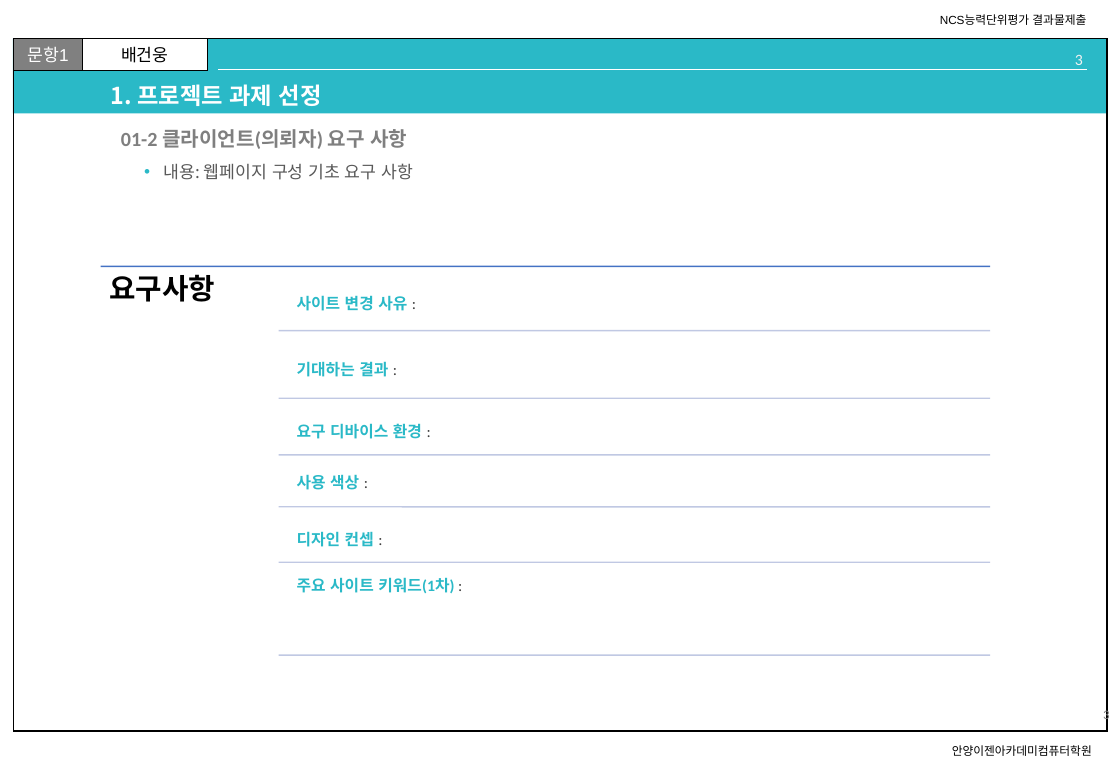
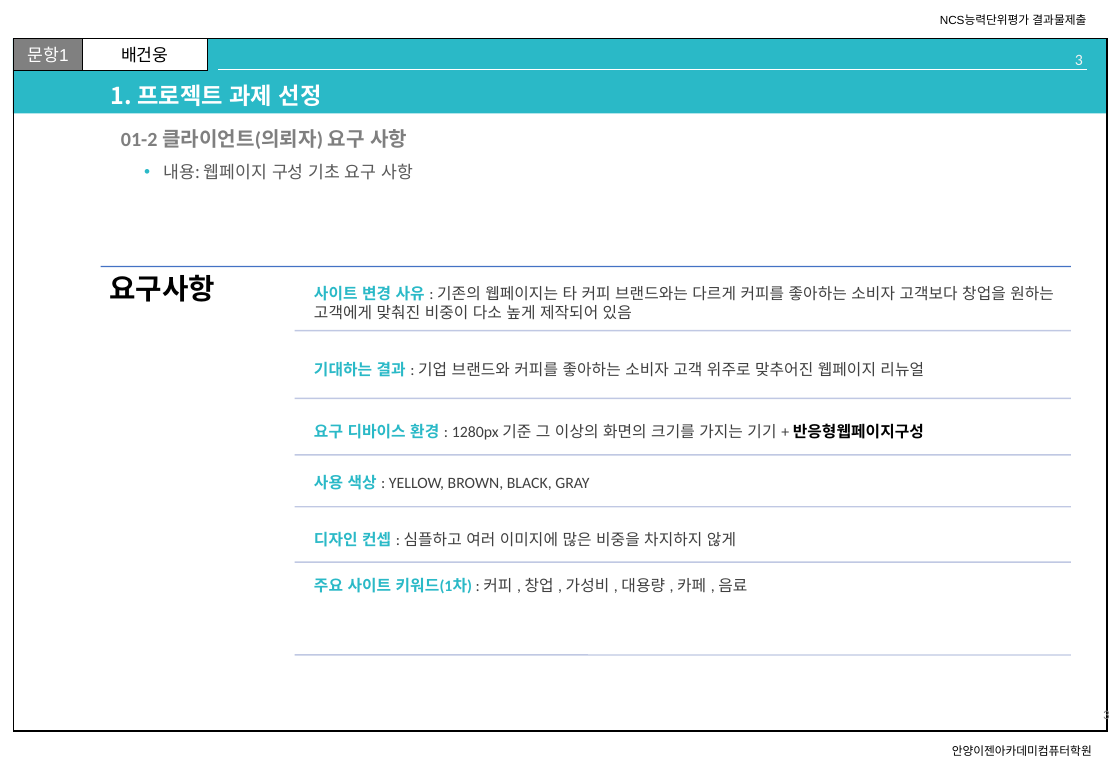
Before and after one commit to 100won-yes/100won_yes, a slide deck: slide 3 of d_homework/n_01_UIUX요구분석_제출양식.pptx. Drawn at 1120x775 pixels with LibreOffice and Linux fonts; fonts in the diff are those of the drawing. Boxes give left, top, right and bottom in pixels: in the first picture for what was removed or moved away, otherwise in the second. Text is boxed around its words. In the diff, an @@ line names an element or a change of style, - is before the commit and + after.

```diff
--- a/d_homework/n_01_UIUX요구분석_제출양식.pptx
+++ b/d_homework/n_01_UIUX요구분석_제출양식.pptx
@@ line moved from (100, 267) - (991, 267) to (100, 267) - (1071, 267) @@
@@ text removed at [297,295,407,311] @@
-사이트 변경 사유 :
@@ text added at [314,285,1054,320], 11 pt, text #404040 @@
+사이트 변경 사유 : 기존의 웹페이지는 타 커피 브랜드와는 다르게 커피를 좋아하는 소비자 고객보다 창업을 원하는 고객에게 맞춰진 비중이 다소 높게 제작되어 있음
@@ line moved from (278, 331) - (991, 331) to (295, 331) - (1071, 331) @@
@@ text at [314,361,924,377]: text changed; text colour #2AB9C7 to #404040; bold off @@
-기대하는 결과 :
+기대하는 결과 : 기업 브랜드와 커피를 좋아하는 소비자 고객 위주로 맞추어진 웹페이지 리뉴얼
@@ line moved from (278, 398) - (991, 398) to (295, 398) - (1071, 398) @@
@@ text at [314,423,924,440]: text changed; text colour #2AB9C7 to #404040; bold off @@
-요구 디바이스 환경 :
+요구 디바이스 환경 : 1280px 기준 그 이상의 화면의 크기를 가지는 기기 + 반응형웹페이지구성
@@ line moved from (278, 455) - (991, 455) to (295, 455) - (1071, 455) @@
@@ text at [314,474,589,490]: text changed; text colour #2AB9C7 to #404040; bold off @@
-사용 색상 :
+사용 색상 : YELLOW, BROWN, BLACK, GRAY
@@ line moved from (278, 507) - (991, 507) to (295, 507) - (1071, 507) @@
@@ text at [314,531,736,547]: text changed; text colour #2AB9C7 to #404040; bold off @@
-디자인 컨셉 :
+디자인 컨셉 : 심플하고 여러 이미지에 많은 비중을 차지하지 않게
@@ line moved from (278, 563) - (991, 563) to (295, 563) - (1071, 563) @@
@@ text at [314,577,747,593]: text changed; text colour #2AB9C7 to #404040; bold off @@
-주요 사이트 키워드(1차) :
+주요 사이트 키워드(1차) : 커피 , 창업 , 가성비 , 대용량 , 카페 , 음료
@@ line moved from (278, 656) - (991, 656) to (295, 656) - (1071, 656) @@
```
Also in this commit, not shown: 15 other slides changed, 4 other files.
